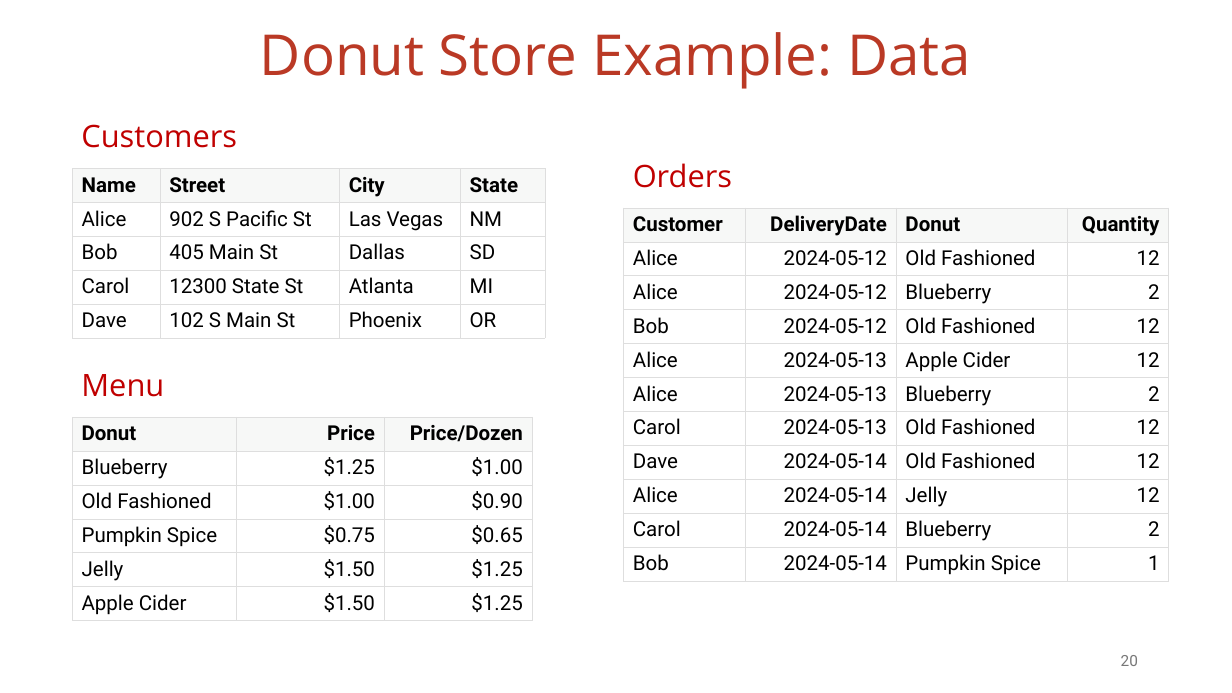
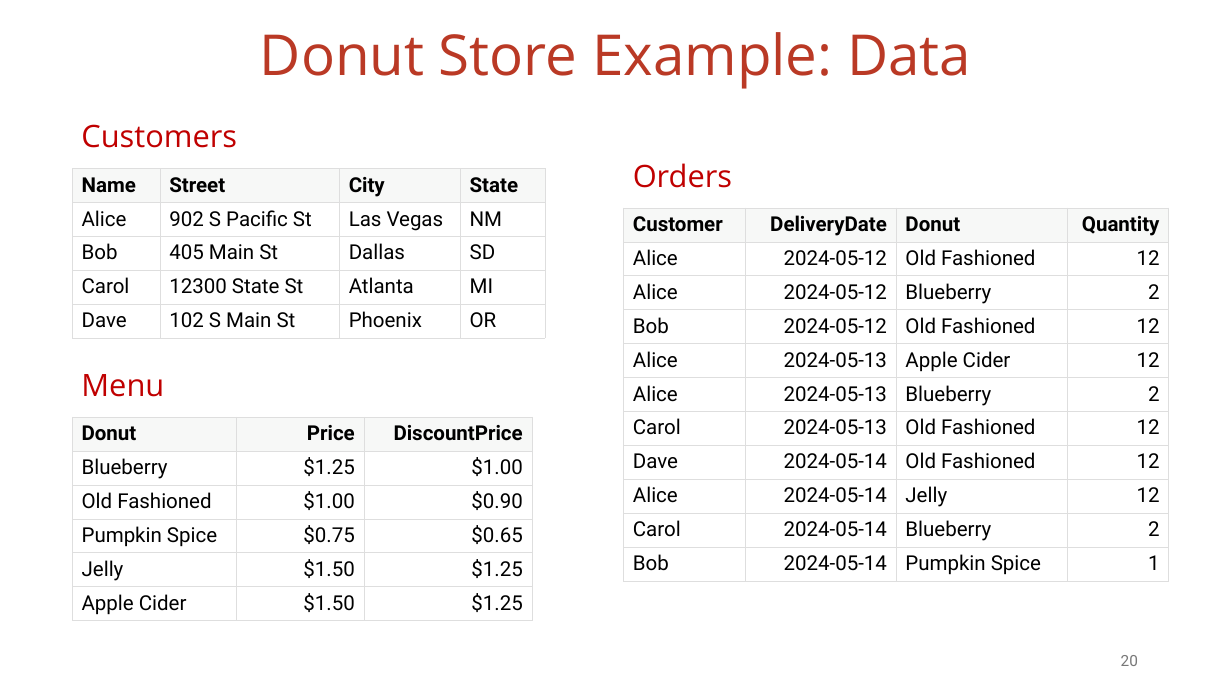
Before and after one commit to vmzakharov/missing-dataframe-talk, a slide deck: slide 20 of presentation/Missing_Dataframe_Short.pptx. Drawn at 1232x693 pixels with LibreOffice and Linux fonts; fonts in the diff are those of the drawing. Boxes give left, top, right and bottom in pixels: in the first picture for what was removed or moved away, otherwise in the second. Text is boxed around its words. In the diff, an @@ line names an element or a change of style, - is before the commit and + after.

```diff
--- a/presentation/Missing_Dataframe_Short.pptx
+++ b/presentation/Missing_Dataframe_Short.pptx
@@ table at box(72, 417, 532, 620) @@
-row 1, column 3: Price/Dozen
+row 1, column 3: DiscountPrice
```
Also in this commit, not shown: 7 other slides changed, 1 slide added, 1 other file.
